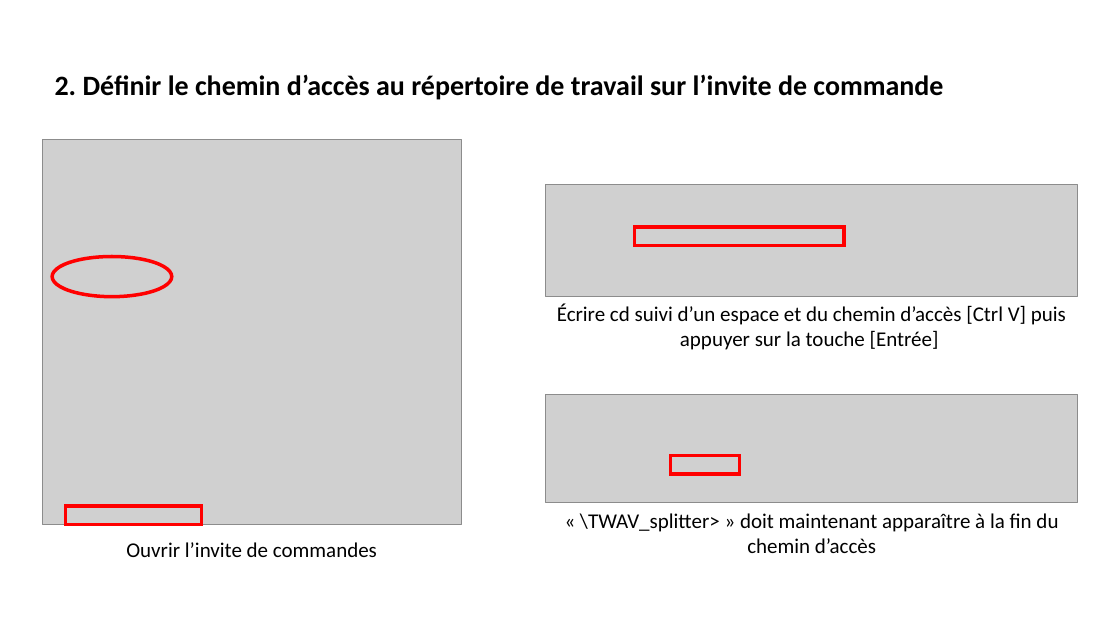
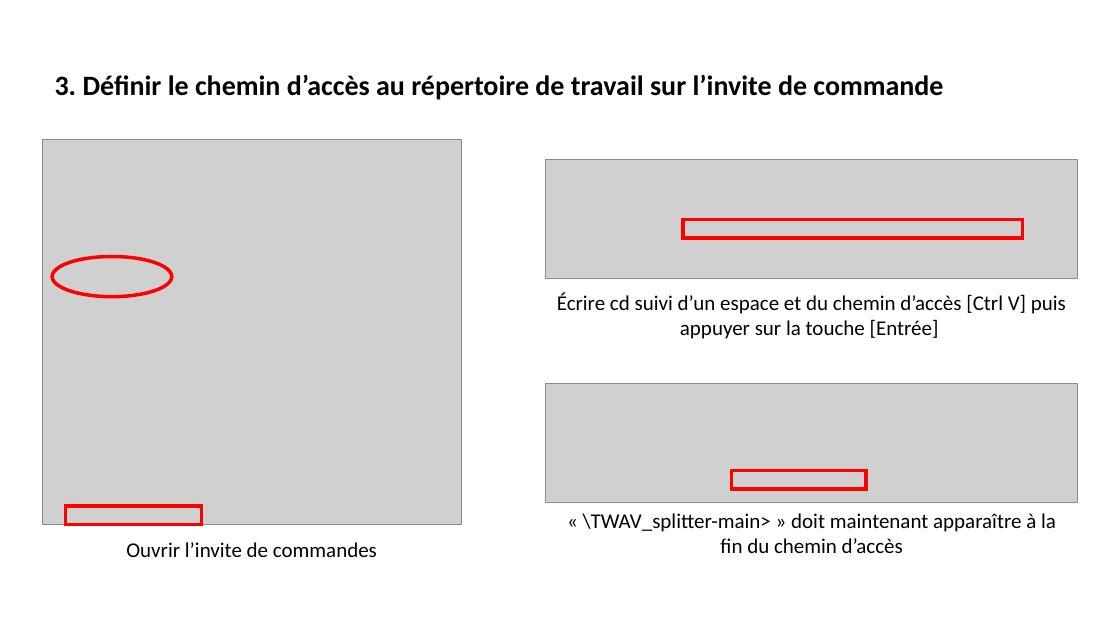
Before and after one commit to CEREMA/TWAV_splitter, a slide deck: slide 5 of Tuto_decoup_TWAV.pptx (slide 4 before the commit). Drawn at 1120x630 pixels with LibreOffice and Linux fonts; fonts in the diff are those of the drawing; grey boxes stand for pictures. Boxes give left, top, right and bottom in pixels: in the first picture for what was removed or moved away, otherwise in the second. Text is boxed around its words. In the diff, an @@ line names an element or a change of style, - is before the commit and + after.

```diff
--- a/Tuto_decoup_TWAV.pptx
+++ b/Tuto_decoup_TWAV.pptx
@@ text at [55, 74, 943, 100]: text changed @@
-2. Définir le chemin d’accès au répertoire de travail sur l’invite de commande
+3. Définir le chemin d’accès au répertoire de travail sur l’invite de commande
@@ picture: place and size @@
-picture at [546, 185, 1079, 297]
+picture at [546, 160, 1079, 278]
@@ rectangle: place and size @@
-rectangle at [635, 227, 844, 245]
+rectangle at [683, 219, 1023, 238]
@@ text "Écrire cd suivi d’un espace ...": place and size @@
-text "Écrire cd suivi d’un espace ..." at [557, 303, 1066, 350]
+text "Écrire cd suivi d’un espace ..." at [557, 292, 1066, 339]
@@ picture: place and size @@
-picture at [546, 394, 1079, 502]
+picture at [546, 384, 1079, 503]
@@ rectangle: place and size @@
-rectangle at [670, 455, 739, 474]
+rectangle at [732, 471, 867, 489]
@@ text at [583, 513, 1056, 553]: text changed @@
-« \TWAV_splitter> » doit maintenant apparaître à la fin du chemin d’accès
+« \TWAV_splitter-main> » doit maintenant apparaître à la fin du chemin d’accès
```
Also in this commit, not shown: 4 other slides changed, 1 slide added, 1 other file.
